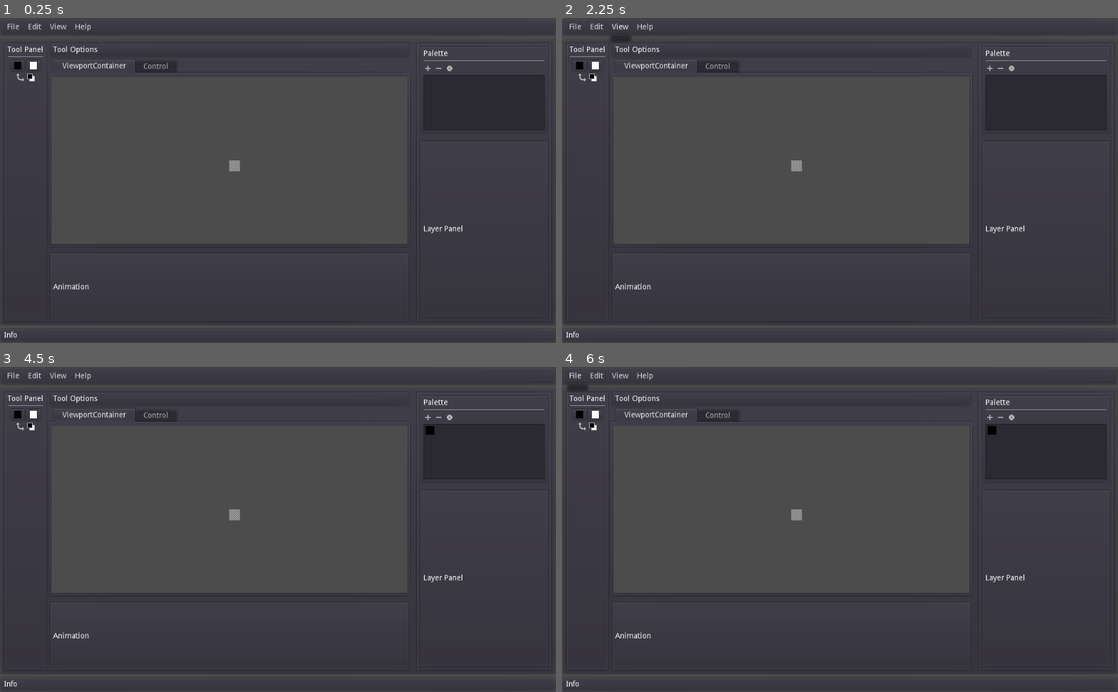
Above: before the commit, frames 1-4 (two rows, left to right).
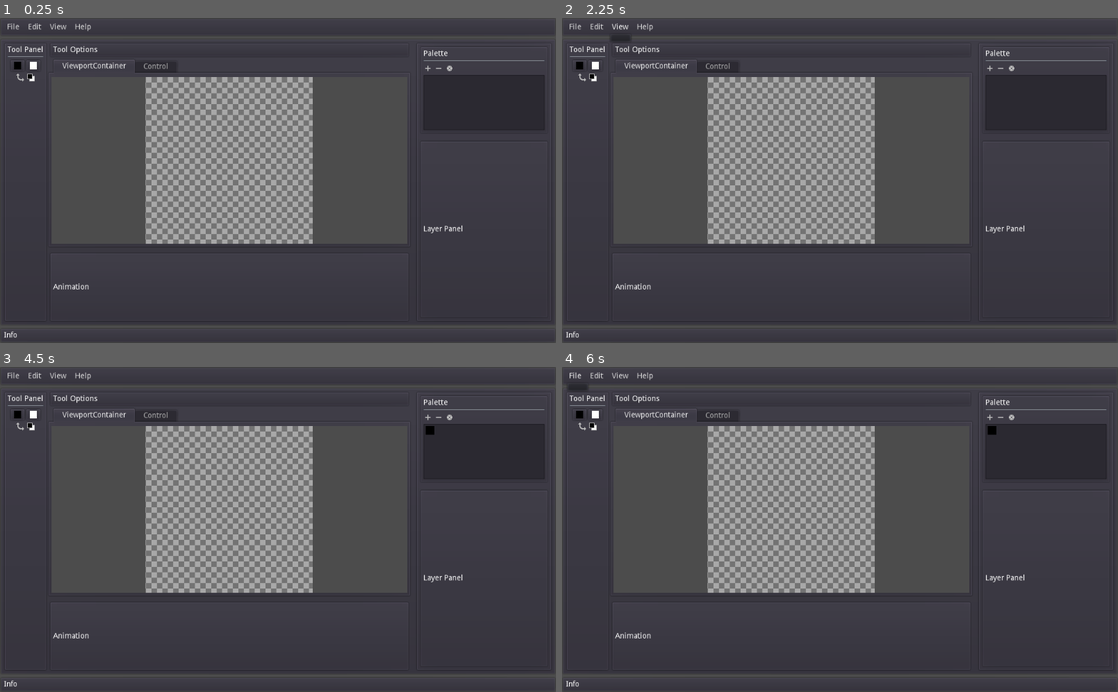
Above: after the commit, the same moments.

Repository: CatlockGames/Lattice
Game: Godot game, scene res://scenes/Lattice.tscn
Same seed, same stepped clock (60 frames per second), same inputs: the game is played once before the commit and once after it.
Inputs (mouse positions are in pixels of both pictures, inside the frame that each line leads up to):
- Up to frame 1 (0.25 s): no input
- Up to frame 2 (2.25 s): click "File" at 0.5 s; click "Edit" at 1.25 s; click "View" at 2 s
- Up to frame 3 (4.5 s): click (22, 425) at 2.75 s; click (33, 425) at 3.5 s; click (428, 419) at 4.25 s
- Up to frame 4 (6 s): click (1001, 419) at 5 s; click "File" at 5.75 s

The runs differ from the first frame. In frame 1, 15% of the frame differs, in the area x 26-57%, y 18-70%; in frame 2, 15%; in frame 3, 15%; in frame 4, 15%.
Error before the commit: Parse Error: The method "zoom_fit" isn't declared in the current class. (res://scripts/Camera2D.gd:9)

Commit message:
Update scripts/Camera2D.gd

Diff:
--- a/scripts/Camera2D.gd
+++ b/scripts/Camera2D.gd
@@ -31,7 +31,7 @@
 	zoom *= amount
 	canvas.update_background(zoom)
 
-func reset() -> void:
+func zoom_fit() -> void:
 	offset = canvas.size / 2
 	var viewport_size := get_viewport_rect().size
 	var zoom_fit: float = canvas.size.y / viewport_size.y
